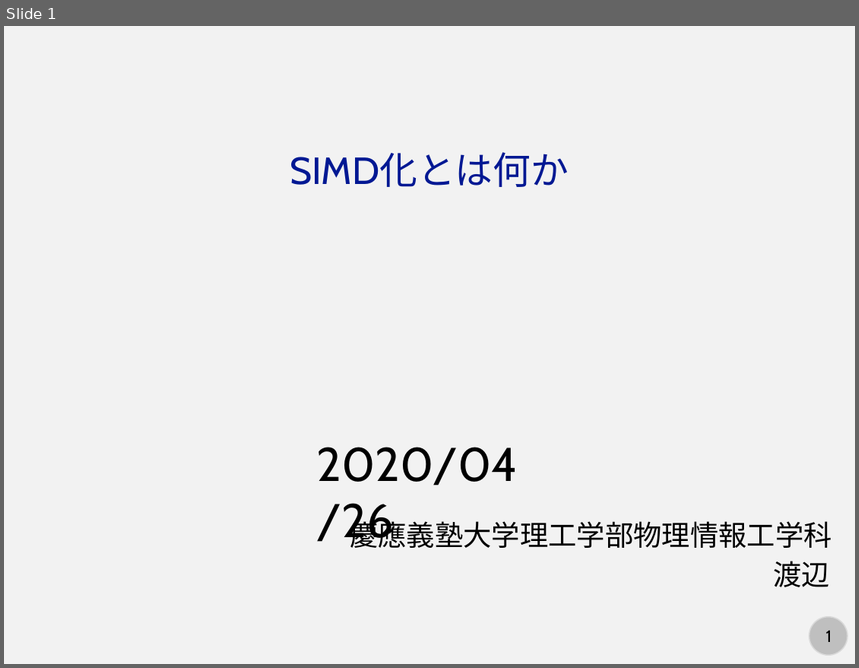
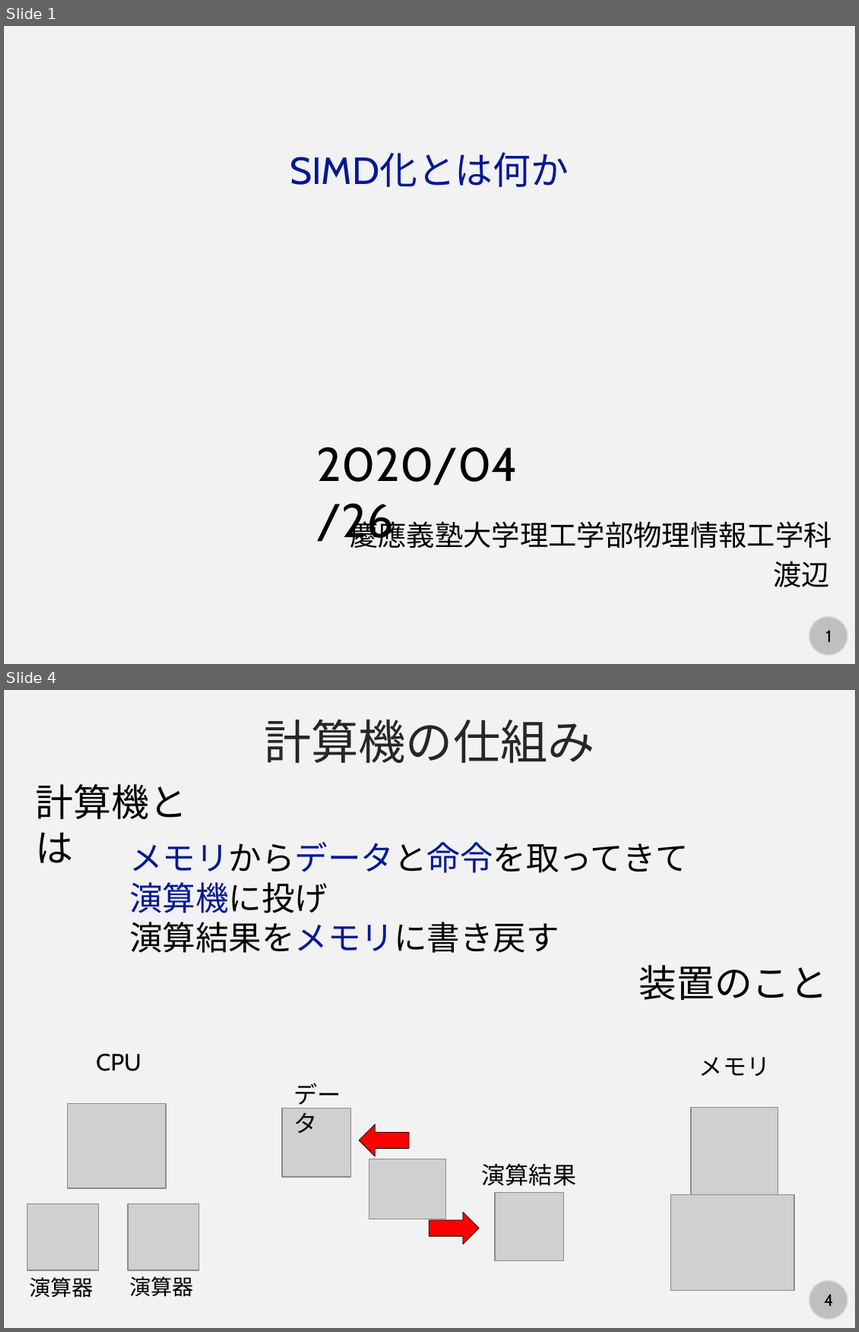
Before and after one commit to kaityo256/lab_startup, a slide deck: simd/fig/what_is_simd.pptx. Shown one above the other, each under a label of ours: slide 1 before the commit, slides 1 and 4 after it; the slides between them are not shown. The pictures are 859x668 and 859x1332 pixels, drawn with LibreOffice and Linux fonts; fonts in the diff are those of the drawing; grey boxes stand for pictures. Boxes give left, top, right and bottom in pixels: in the first picture for what was removed or moved away, otherwise in the second. Text is boxed around its words. In the diff, an @@ line names an element or a change of style, - is before the commit and + after.

```diff
--- a/simd/fig/what_is_simd.pptx
+++ b/simd/fig/what_is_simd.pptx
@@ slide 4 added at <box>4,690,855,1328</box>, background #F2F2F2; not listed: 2 template elements that a slide beside it also shows @@
@@ text added at <box>264,719,595,763</box>, 40 pt, text #262626 @@
+計算機の仕組み
@@ text added at <box>36,784,187,863</box>, 32 pt, text #000000 @@
+計算機とは
@@ text added at <box>129,842,689,953</box>, 28 pt, text #000000 @@
+メモリからデータと命令を取ってきて
+演算機に投げ
+演算結果をメモリに書き戻す
@@ text added at <box>639,965,829,1000</box>, 32 pt, text #000000 @@
+装置のこと
@@ text added at <box>96,1053,142,1072</box>, 20 pt, text #000000 @@
+CPU
@@ text added at <box>699,1057,770,1076</box>, 20 pt, text #000000 @@
+メモリ
@@ text added at <box>294,1083,341,1133</box>, 20 pt, text #000000 @@
+データ
@@ picture added at <box>68,1103,166,1189</box> @@
@@ picture added at <box>282,1109,351,1178</box> @@
@@ picture added at <box>691,1108,778,1196</box> @@
@@ left arrow added at <box>359,1124,409,1157</box>, fill #FF0000, outline #000000 0.5 pt @@
@@ picture added at <box>369,1160,446,1220</box> @@
@@ text added at <box>482,1164,577,1186</box>, 20 pt, text #000000 @@
+演算結果
@@ picture added at <box>28,1204,99,1271</box> @@
@@ picture added at <box>129,1204,200,1271</box> @@
@@ left arrow added at <box>429,1213,479,1245</box>, fill #FF0000, outline #000000 0.5 pt @@
@@ picture added at <box>495,1192,564,1262</box> @@
@@ picture added at <box>671,1195,794,1291</box> @@
@@ text added at <box>29,1277,93,1298</box>, 18 pt, text #000000 @@
+演算器
@@ text added at <box>129,1277,193,1297</box>, 18 pt, text #000000 @@
+演算器
```
Also in this commit, not shown: 1 slide changed, 6 other slides added.
